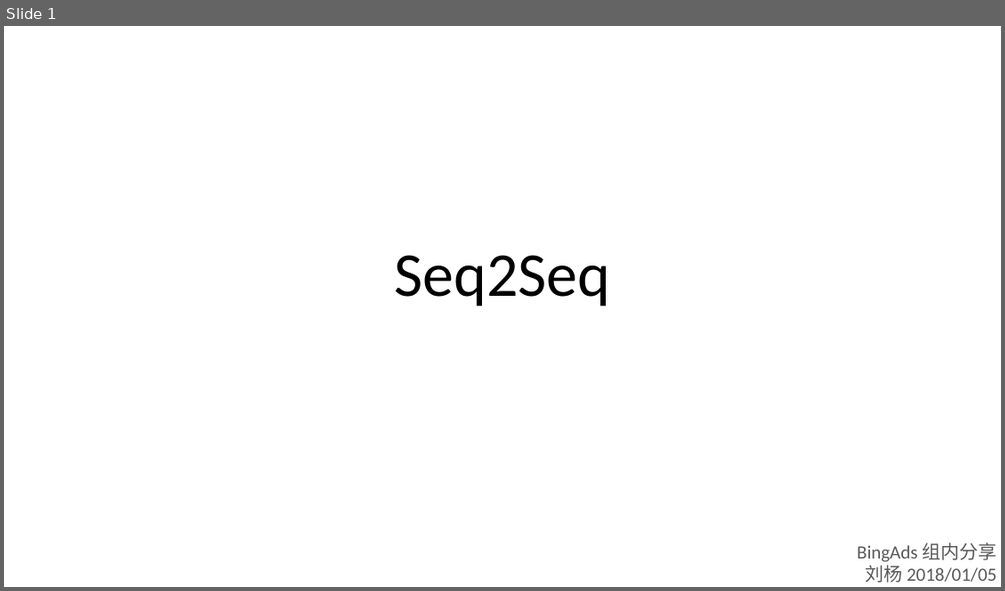
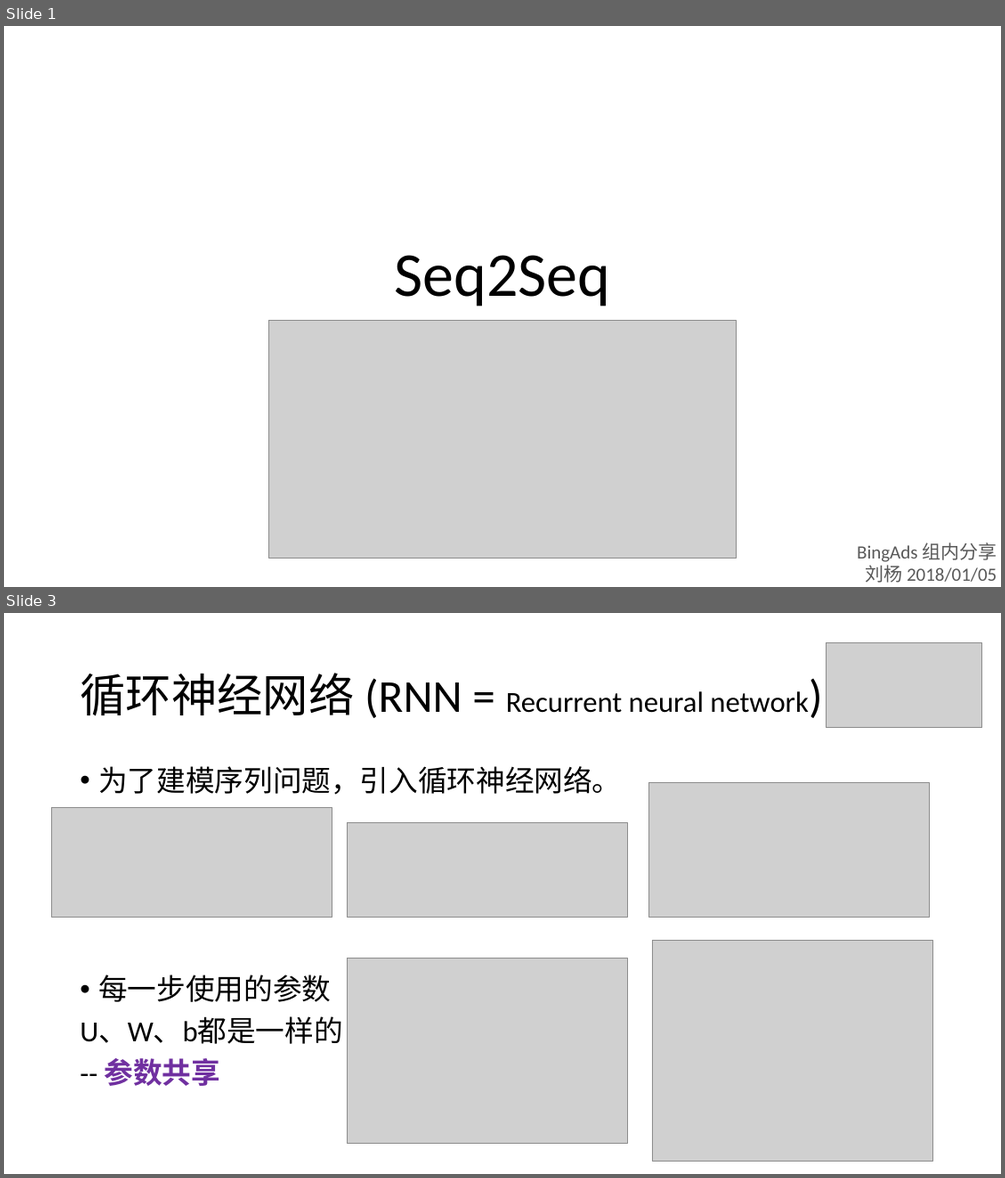
Before and after one commit to foamliu/Learning-DL, a slide deck: nlp/Seq2Seq.pptx. Shown one above the other, each under a label of ours: slide 1 before the commit, slides 1 and 3 after it; the slides between them are not shown. The pictures are 1005x591 and 1005x1178 pixels, drawn with LibreOffice and Linux fonts; fonts in the diff are those of the drawing; grey boxes stand for pictures. Boxes give left, top, right and bottom in pixels: in the first picture for what was removed or moved away, otherwise in the second. Text is boxed around its words. In the diff, an @@ line names an element or a change of style, - is before the commit and + after.

```diff
--- a/nlp/Seq2Seq.pptx
+++ b/nlp/Seq2Seq.pptx
@@ slide 3 added at bbox=[4, 613, 1001, 1174], background #FFFFFF @@
@@ picture added at bbox=[826, 643, 982, 728] @@
@@ title added at bbox=[80, 673, 809, 718], 28 pt, text #000000 @@
+循环神经网络 (RNN = Recurrent neural network)
@@ text added at bbox=[80, 766, 621, 1086], 28 pt, text #000000 @@
+• 为了建模序列问题，引入循环神经网络。
+• 每一步使用的参数
+U、W、b都是一样的
+-- 参数共享
@@ picture added at bbox=[648, 782, 929, 916] @@
@@ picture added at bbox=[52, 808, 332, 917] @@
@@ picture added at bbox=[348, 823, 628, 917] @@
@@ picture added at bbox=[348, 957, 628, 1143] @@
@@ picture added at bbox=[652, 941, 933, 1161] @@
@@ slide 1 changed as well @@
@@ picture added at bbox=[268, 321, 736, 558] @@
```
Also in this commit, not shown: 1 other slide changed, 5 other slides added, 1 slide removed, 1 other file.
